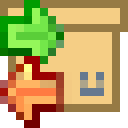
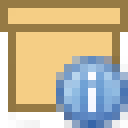
Before/after of a 128×128 layered artwork. What changed in the layer stack:
showed "Слой 6" over 8, 8, 128, 128
hid "Слой 8" over 0, 0, 72, 128
